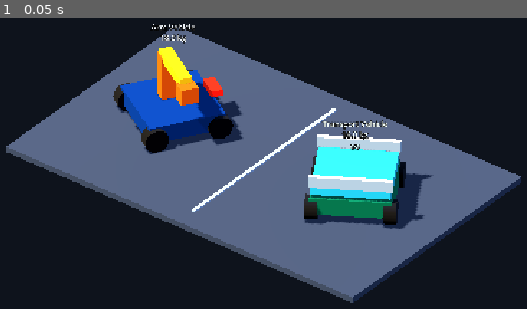
Above: before the commit, frame 1.
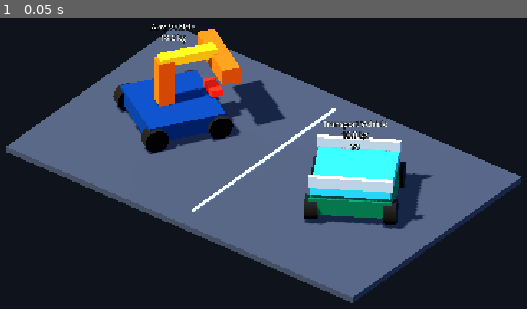
Above: after the commit, the same moment.

Repository: Ri0n72Y/automata
Game: Godot game, scene res://scenes/scene_01/scene_01_vehicle_showcase.tscn
The game is run twice, just before and just after one commit, with the same random seed, the same clock (stepped at 60 frames per second) and the same inputs. This scene is started directly instead of the project's main scene.
Inputs:
- Up to frame 1 (0.05 s): no input

The runs differ from the first frame. In frame 1, 3.5% of the frame differs, in the area x 29-55%, y 3-44%.

Commit message:
[codex]fix(scene-01): align arm model with facing

Diff:
--- a/scenes/scene_01/vehicles/arm_vehicle_placeholder.tscn
+++ b/scenes/scene_01/vehicles/arm_vehicle_placeholder.tscn
@@ -43,10 +43,10 @@
 size = Vector3(0.28, 0.92, 0.28)
 
 [sub_resource type="BoxMesh" id="BeamMesh"]
-size = Vector3(1.08, 0.18, 0.24)
+size = Vector3(0.24, 0.18, 1.08)
 
 [sub_resource type="BoxMesh" id="HeadMesh"]
-size = Vector3(0.3, 0.32, 0.34)
+size = Vector3(1.34, 0.32, 0.34)
 
 [sub_resource type="BoxMesh" id="MarkerMesh"]
 size = Vector3(0.46, 0.12, 0.22)
@@ -93,17 +93,17 @@
 material_override = SubResource("WheelMaterial")
 
 [node name="ArmColumn" type="MeshInstance3D" parent="VisualRoot"]
-position = Vector3(-0.18, 0.93, 0.06)
+position = Vector3(0, 0.93, 0.18)
 mesh = SubResource("ColumnMesh")
 material_override = SubResource("SupportMaterial")
 
 [node name="ArmBeam" type="MeshInstance3D" parent="VisualRoot"]
-position = Vector3(0.28, 1.38, 0.06)
+position = Vector3(0, 1.38, -0.28)
 mesh = SubResource("BeamMesh")
 material_override = SubResource("WorkMaterial")
 
 [node name="WorkHead" type="MeshInstance3D" parent="VisualRoot"]
-position = Vector3(0.88, 1.2, 0.06)
+position = Vector3(0, 1.2, -0.88)
 mesh = SubResource("HeadMesh")
 material_override = SubResource("SupportMaterial")
 
